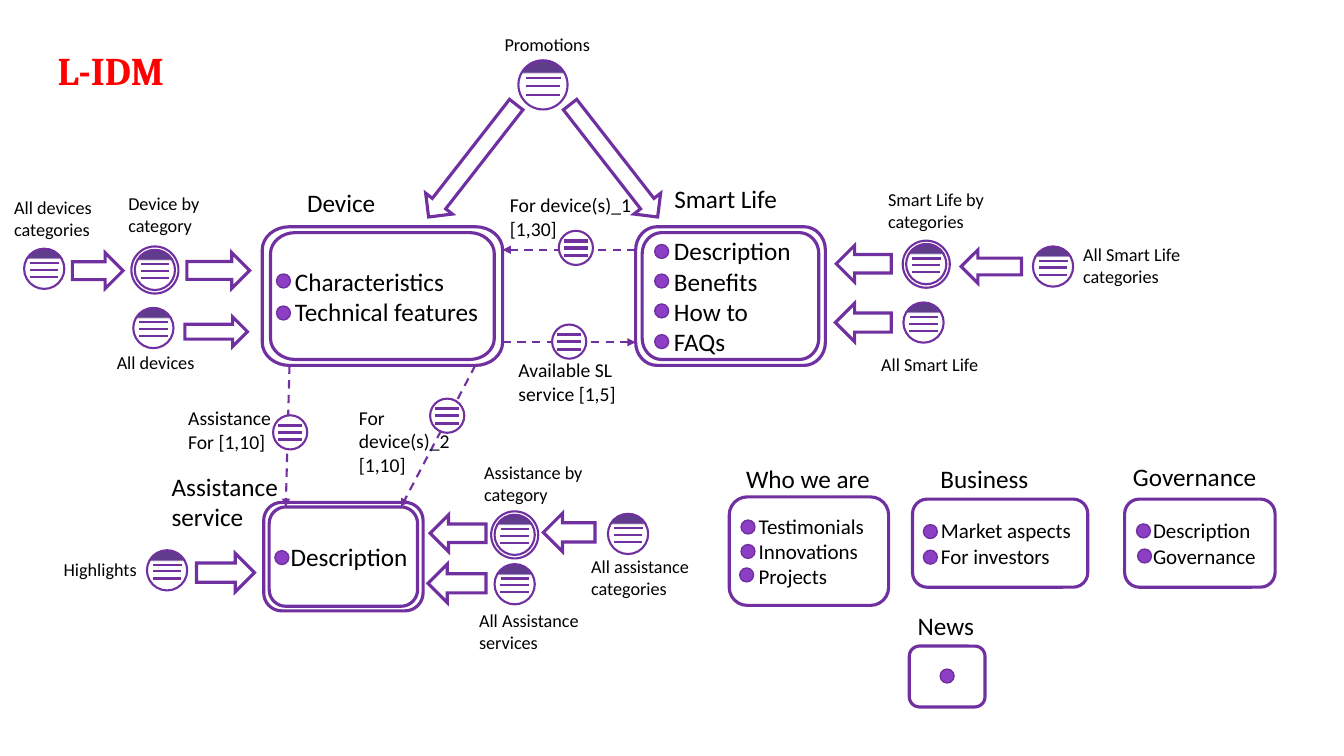
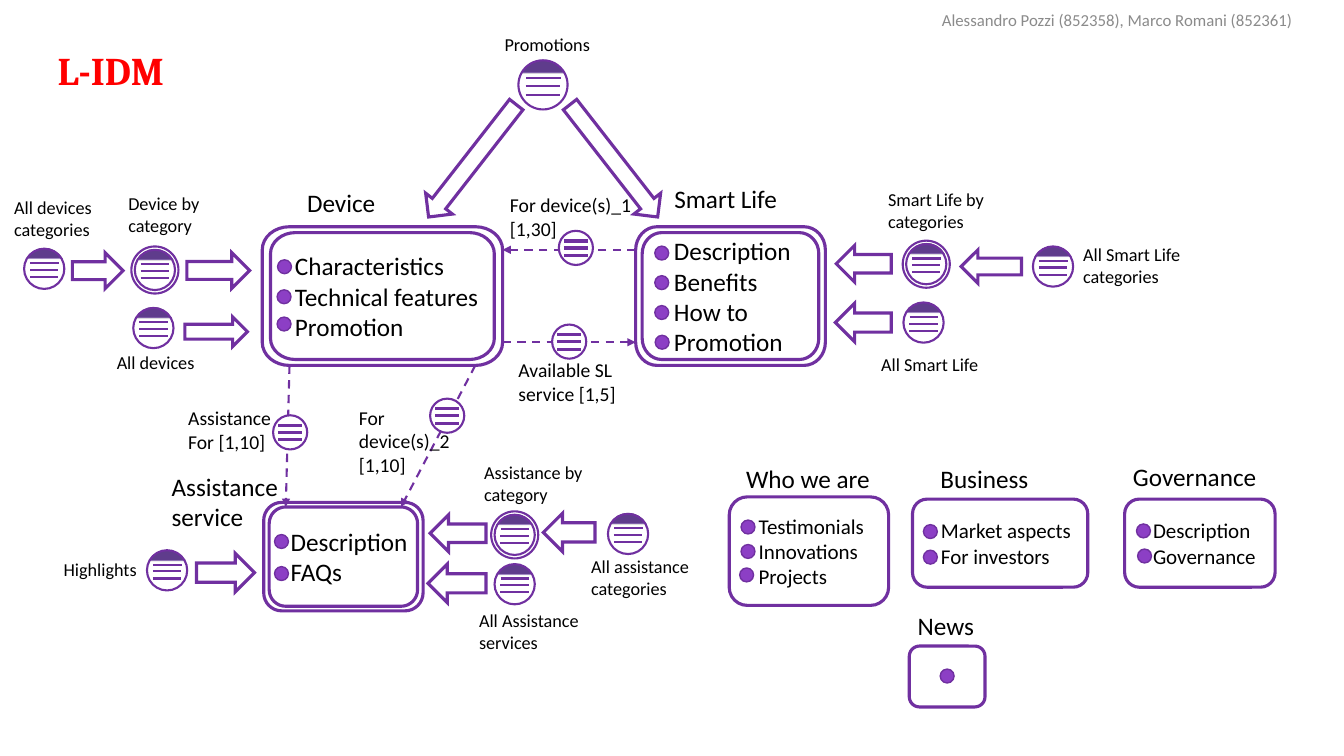
Before and after one commit to AlessandroPozzi/HypermediaProject2016-PozziRomani, a slide deck: slide 6 of Drafts & Material/IDM Models + Notes.pptx (slide 5 before the commit). Drawn at 1344x756 pixels with LibreOffice and Linux fonts; fonts in the diff are those of the drawing. Boxes give left, top, right and bottom in pixels: in the first picture for what was removed or moved away, otherwise in the second. Text is boxed around its words. In the diff, an @@ line names an element or a change of style, - is before the commit and + after.

```diff
--- a/Drafts & Material/IDM Models + Notes.pptx
+++ b/Drafts & Material/IDM Models + Notes.pptx
@@ text added at [942,14,1292,28], 12 pt, text #8C8C8C @@
+Alessandro Pozzi (852358), Marco Romani (852361)
@@ ellipse added at [277,318,291,332], fill #8C3FC5, outline #7030A0 1 pt @@
@@ text in freeform shape at [295,318,404,336]: paragraph added @@
+Promotion
@@ text in freeform shape at [674,333,783,351]: text changed @@
-FAQs
+Promotion
@@ 3 ellipses: place and size @@
-3 ellipses at [275,274,290,565]
+3 ellipses at [274,260,291,548]
@@ ellipse added at [274,567,288,581], fill #8C3FC5, outline #7030A0 1 pt @@
@@ text in freeform shape at [291,564,342,585]: paragraph added @@
+FAQs
```
Also in this commit, not shown: 12 other slides changed, 1 slide added.
